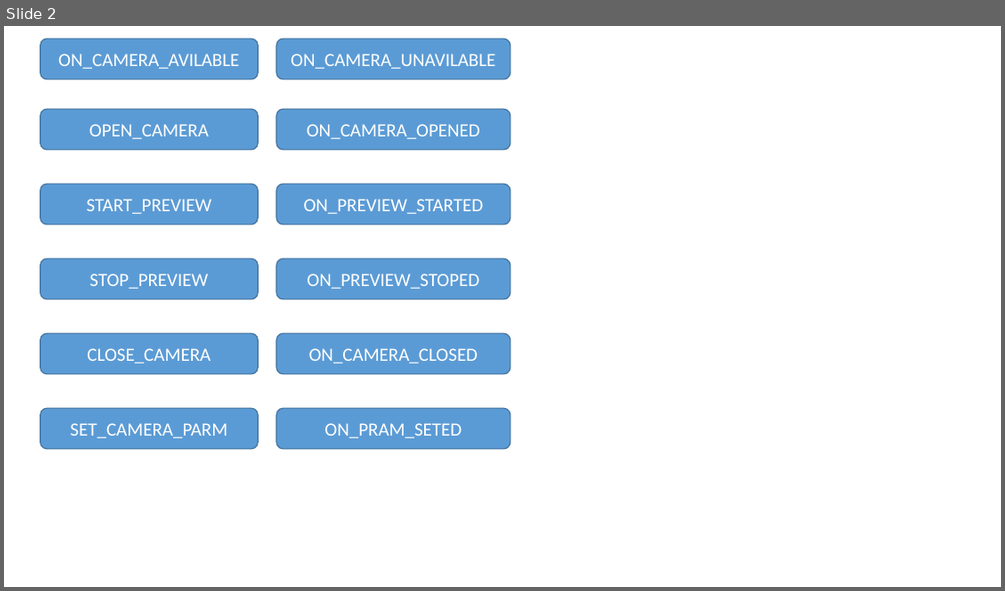
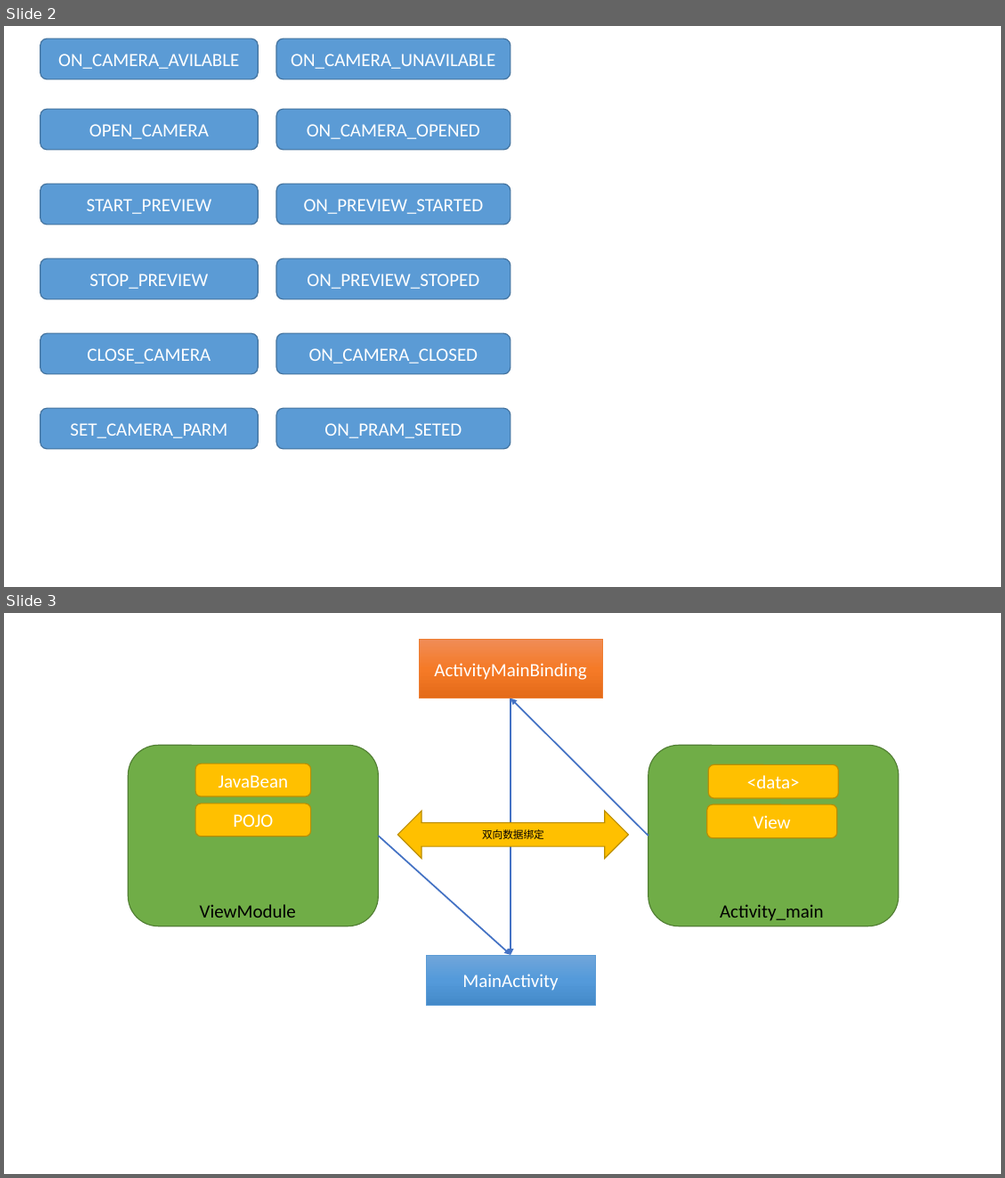
Before and after one commit to OkayCamera/OkayCamera-Android, a slide deck: doc/架构设计.pptx. Shown one above the other, each under a label of ours: slide 2 before the commit, slides 2 and 3 after it. The pictures are 1005x591 and 1005x1178 pixels, drawn with LibreOffice and Linux fonts; fonts in the diff are those of the drawing. Boxes give left, top, right and bottom in pixels: in the first picture for what was removed or moved away, otherwise in the second. Text is boxed around its words. In the diff, an @@ line names an element or a change of style, - is before the commit and + after.

```diff
--- a/doc/架构设计.pptx
+++ b/doc/架构设计.pptx
@@ slide 3 added at [4, 613, 1001, 1174], background #FFFFFF @@
@@ rectangle added at [419, 640, 602, 699], fill gradient #F18C57 to #F67B28 to #E56C19, outline #ED7D31 0.5 pt, 18 pt, text #FFFFFF @@
+ActivityMainBinding
@@ arrow added from (648, 835) to (511, 698), #4472C4 1.5 pt @@
@@ arrow added from (511, 698) to (511, 955), #4472C4 1.5 pt @@
@@ rounded rectangle added at [128, 746, 379, 926], fill #70AD47, outline #538035 1 pt @@
@@ rounded rectangle added at [648, 746, 899, 926], fill #70AD47, outline #538035 1 pt @@
@@ rounded rectangle added at [195, 763, 310, 796], fill #FFC000, outline #BD8E00 1 pt, 18 pt, text #FFFFFF @@
+JavaBean
@@ rounded rectangle added at [708, 765, 839, 798], fill #FFC000, outline #BD8E00 1 pt, 18 pt, text #FFFFFF @@
+<data>
@@ rounded rectangle added at [195, 803, 310, 836], fill #FFC000, outline #BD8E00 1 pt, 18 pt, text #FFFFFF @@
+POJO
@@ left right arrow added at [398, 811, 629, 859], fill #FFC000, outline #BD8E00 1 pt, 10 pt, text #000000 @@
+双向数据绑定
@@ rounded rectangle added at [707, 804, 837, 838], fill #FFC000, outline #BD8E00 1 pt, 18 pt, text #FFFFFF @@
+View
@@ arrow added from (378, 835) to (511, 955), #4472C4 1.5 pt @@
@@ text added at [200, 904, 296, 917], 18 pt, text #000000 @@
+ViewModule
@@ text added at [720, 904, 824, 921], 18 pt, text #000000 @@
+Activity_main
@@ rectangle added at [426, 955, 595, 1005], fill gradient #71A6DB to #559BDB to #448ACA, outline #5B9BD5 0.5 pt, 18 pt, text #FFFFFF @@
+MainActivity
```
Also in this commit, not shown: 7 other files.
